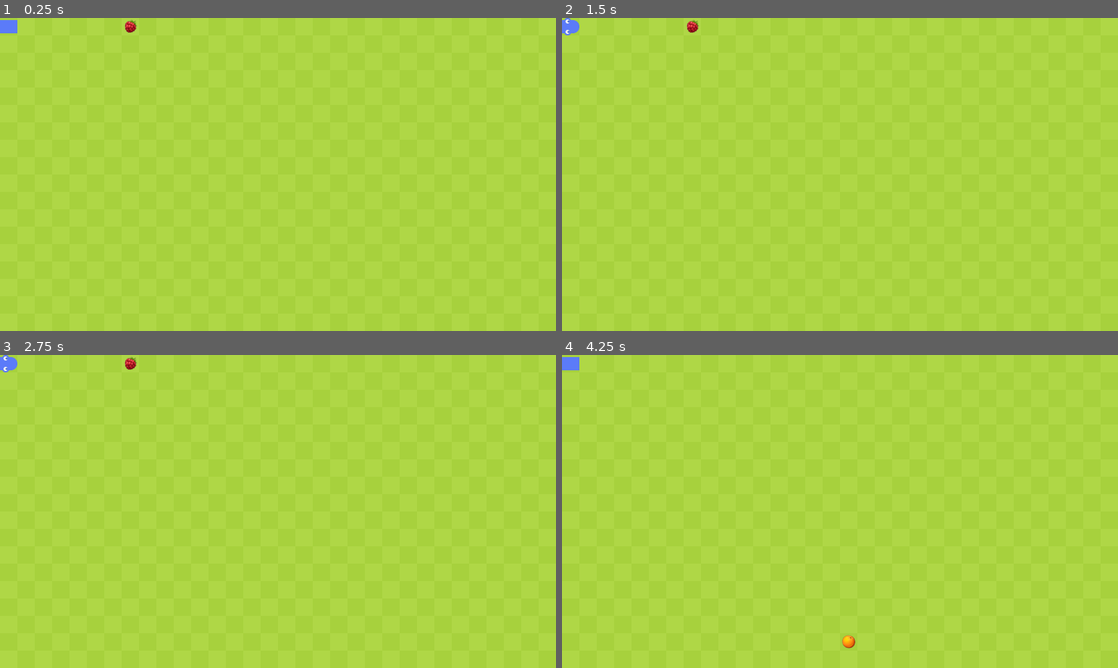
Above: before the commit, frames 1-4 (two rows, left to right).
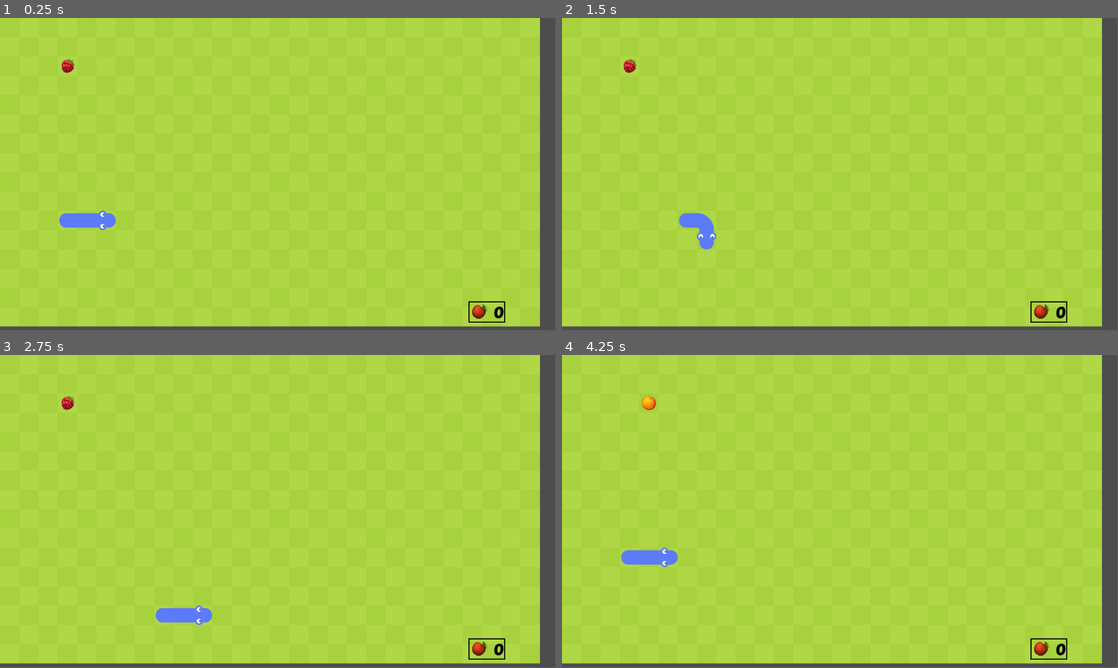
Above: after the commit, the same moments.

Repository: zDragon117/godot-snake-game
Game: Godot game, scene res://scenes/game.tscn
Two runs of this game, one before a commit and one after it. Both use one fixed random seed, a clock stepped at 60 frames per second and the inputs below.
Inputs:
- Up to frame 1 (0.25 s): no input
- Up to frame 2 (1.5 s): tap Enter at 0.5 s; hold Right (move_right) 0.53-1.28 s; hold Down (move_down) from 1.28 s (still down)
- Up to frame 3 (2.75 s): release Down (move_down) at 2.03 s; hold Right (move_right) from 2.03 s (still down)
- Up to frame 4 (4.25 s): release Right (move_right) at 2.78 s; hold Up (move_up) 2.78-3.53 s; hold Left (move_left) from 3.53 s (still down); tap R (reset) at 4.15 s
In our replay, the window is 800x450 before the commit and 799x449 after it. These sizes can differ from the game's own. Grey fills any space a smaller window leaves; there, only what the larger window draws over its background counts as a difference.

The runs differ from the first frame. In frame 1, 5.0% of the frame differs, in the area x 0-100%, y 0-100%; in frame 2, 5.0%; in frame 3, 5.0%; in frame 4, 5.1%.

Commit message:
feat: add hud and game over scene, make snake can go through wall.
next: if bug at start game if user press left; correct the snake graphics when it go through wall.

Diff:
--- a/project.godot
+++ b/project.godot
@@ -18,8 +18,7 @@
 
 [display]
 
-window/size/viewport_width=1280
-window/size/viewport_height=720
+window/size/resizable=false
 
 [editor]
 
--- a/scenes/game.tscn
+++ b/scenes/game.tscn
@@ -1,9 +1,11 @@
-[gd_scene load_steps=5 format=3 uid="uid://eqglgp4kwc4a"]
+[gd_scene load_steps=7 format=3 uid="uid://eqglgp4kwc4a"]
 
 [ext_resource type="Script" uid="uid://d4ch74y58tesv" path="res://scripts/game.gd" id="1_uwrxv"]
 [ext_resource type="PackedScene" uid="uid://cpmic6tqotvg" path="res://scenes/fruit.tscn" id="2_yqjtg"]
 [ext_resource type="PackedScene" uid="uid://jg7hklt6mv8q" path="res://scenes/snake.tscn" id="3_lbhrr"]
 [ext_resource type="AudioStream" uid="uid://b3nw5thw76ut7" path="res://assets/audio/crunch.wav" id="4_lbhrr"]
+[ext_resource type="PackedScene" uid="uid://c5f1quxc4h2rm" path="res://scenes/hud.tscn" id="5_p57ef"]
+[ext_resource type="PackedScene" uid="uid://dwmb6u1opdnfn" path="res://scenes/game_over_scene.tscn" id="6_u5sy4"]
 
 [node name="Game" type="Node2D"]
 script = ExtResource("1_uwrxv")
@@ -11,9 +13,15 @@
 [node name="Fruit" parent="." instance=ExtResource("2_yqjtg")]
 
 [node name="SnakeSegments" parent="." instance=ExtResource("3_lbhrr")]
-speed = 30
 
 [node name="SFX" type="Node" parent="."]
 
 [node name="Crunch" type="AudioStreamPlayer" parent="SFX"]
 stream = ExtResource("4_lbhrr")
+
+[node name="UILayer" type="CanvasLayer" parent="."]
+
+[node name="HUD" parent="UILayer" instance=ExtResource("5_p57ef")]
+
+[node name="GameOverScene" parent="UILayer" instance=ExtResource("6_u5sy4")]
+visible = false
--- /dev/null
+++ b/scenes/game_over_scene.tscn
@@ -0,0 +1,116 @@
+[gd_scene load_steps=6 format=3 uid="uid://dwmb6u1opdnfn"]
+
+[ext_resource type="FontFile" uid="uid://cnxidehradoc6" path="res://assets/fonts/PoetsenOne-Regular.ttf" id="1_64dwf"]
+[ext_resource type="Script" uid="uid://jo8m4aospmxo" path="res://scripts/game_over_scene.gd" id="1_ny7m6"]
+
+[sub_resource type="StyleBoxFlat" id="StyleBoxFlat_syqlf"]
+bg_color = Color(0, 0.45098, 0.6, 1)
+corner_radius_top_left = 25
+corner_radius_top_right = 25
+corner_radius_bottom_right = 25
+corner_radius_bottom_left = 25
+
+[sub_resource type="LabelSettings" id="LabelSettings_ny7m6"]
+font = ExtResource("1_64dwf")
+font_size = 45
+
+[sub_resource type="LabelSettings" id="LabelSettings_k0nam"]
+font = ExtResource("1_64dwf")
+font_size = 30
+
+[node name="GameOverScene" type="Control"]
+layout_mode = 3
+anchors_preset = 15
+anchor_right = 1.0
+anchor_bottom = 1.0
+grow_horizontal = 2
+grow_vertical = 2
+script = ExtResource("1_ny7m6")
+
+[node name="ColorRect" type="ColorRect" parent="."]
+layout_mode = 1
+anchors_preset = 15
+anchor_right = 1.0
+anchor_bottom = 1.0
+grow_horizontal = 2
+grow_vertical = 2
+color = Color(0, 0, 0, 0.490196)
+
+[node name="Panel" type="Panel" parent="."]
+layout_mode = 1
+anchors_preset = 8
+anchor_left = 0.5
+anchor_top = 0.5
+anchor_right = 0.5
+anchor_bottom = 0.5
+offset_left = -210.5
+offset_top = -178.5
+offset_right = 210.5
+offset_bottom = 178.5
+grow_horizontal = 2
+grow_vertical = 2
+theme_override_styles/panel = SubResource("StyleBoxFlat_syqlf")
+
+[node name="GameOver" type="Label" parent="Panel"]
+layout_mode = 1
+anchors_preset = 5
+anchor_left = 0.5
+anchor_right = 0.5
+offset_left = -172.0
+offset_top = 41.0
+offset_right = 173.0
+offset_bottom = 98.0
+grow_horizontal = 2
+text = "GAMEOVER"
+label_settings = SubResource("LabelSettings_ny7m6")
+horizontal_alignment = 1
+vertical_alignment = 1
+
+[node name="HighScore" type="Label" parent="Panel"]
+layout_mode = 1
+anchors_preset = 5
+anchor_left = 0.5
+anchor_right = 0.5
+offset_left = -171.0
+offset_top = 113.5
+offset_right = 174.0
+offset_bottom = 170.5
+grow_horizontal = 2
+text = "HI-SCORE: 9999"
+label_settings = SubResource("LabelSettings_k0nam")
+horizontal_alignment = 1
+vertical_alignment = 1
+
+[node name="Score" type="Label" parent="Panel"]
+layout_mode = 1
+anchors_preset = 5
+anchor_left = 0.5
+anchor_right = 0.5
+offset_left = -171.0
+offset_top = 183.5
+offset_right = 174.0
+offset_bottom = 240.5
+grow_horizontal = 2
+text = "SCORE: 9999"
+label_settings = SubResource("LabelSettings_k0nam")
+horizontal_alignment = 1
+vertical_alignment = 1
+
+[node name="RestartButton" type="Button" parent="Panel"]
+layout_mode = 1
+anchors_preset = 7
+anchor_left = 0.5
+anchor_top = 1.0
+anchor_right = 0.5
+anchor_bottom = 1.0
+offset_left = -77.0
+offset_top = -84.5
+offset_right = 77.0
+offset_bottom = -36.5
+grow_horizontal = 2
+grow_vertical = 0
+theme_override_fonts/font = ExtResource("1_64dwf")
+theme_override_font_sizes/font_size = 35
+text = "RETRY"
+
+[connection signal="pressed" from="Panel/RestartButton" to="." method="_on_restart_button_pressed"]
--- /dev/null
+++ b/scenes/hud.tscn
@@ -0,0 +1,55 @@
+[gd_scene load_steps=5 format=3 uid="uid://c5f1quxc4h2rm"]
+
+[ext_resource type="FontFile" uid="uid://cnxidehradoc6" path="res://assets/fonts/PoetsenOne-Regular.ttf" id="1_oo0fn"]
+[ext_resource type="Texture2D" uid="uid://e0p68si84q1i" path="res://assets/textures/fruits/apple.png" id="2_5ysmq"]
+
+[sub_resource type="StyleBoxFlat" id="StyleBoxFlat_oo0fn"]
+bg_color = Color(0.6, 0.6, 0.6, 0)
+border_width_left = 2
+border_width_top = 2
+border_width_right = 2
+border_width_bottom = 2
+border_color = Color(0, 0, 0, 1)
+
+[sub_resource type="LabelSettings" id="LabelSettings_oo0fn"]
+font = ExtResource("1_oo0fn")
+font_size = 33
+font_color = Color(0, 0, 0, 1)
+
+[node name="HUD" type="Control"]
+layout_mode = 3
+anchors_preset = 0
+
+[node name="PanelContainer" type="PanelContainer" parent="."]
+layout_mode = 1
+anchors_preset = 3
+anchor_left = 1.0
+anchor_top = 1.0
+anchor_right = 1.0
+anchor_bottom = 1.0
+offset_right = 76.0
+offset_bottom = 44.0
+grow_horizontal = 0
+grow_vertical = 0
+size_flags_horizontal = 0
+theme_override_styles/panel = SubResource("StyleBoxFlat_oo0fn")
+
+[node name="TextureRect" type="TextureRect" parent="PanelContainer"]
+layout_mode = 2
+size_flags_horizontal = 0
+size_flags_vertical = 4
+texture = ExtResource("2_5ysmq")
+
+[node name="MarginContainer" type="MarginContainer" parent="PanelContainer"]
+layout_mode = 2
+size_flags_horizontal = 0
+size_flags_vertical = 4
+theme_override_constants/margin_left = 50
+
+[node name="TextScore" type="Label" parent="PanelContainer/MarginContainer"]
+layout_mode = 2
+size_flags_horizontal = 0
+text = "0"
+label_settings = SubResource("LabelSettings_oo0fn")
+horizontal_alignment = 1
+vertical_alignment = 1
--- a/scripts/game.gd
+++ b/scripts/game.gd
@@ -1,17 +1,43 @@
 extends Node2D
 
+@export var number_cells_x = 32
+@export var number_cells_y = 18
+
+@onready var viewport_size = get_window().size
 @onready var fruit = $Fruit
 @onready var snake = $SnakeSegments
 @onready var crunch_sound = $SFX/Crunch
+@onready var hud = $UILayer/HUD
+@onready var gos = $UILayer/GameOverScene
+@onready var hud_score = $UILayer/HUD/PanelContainer/MarginContainer/TextScore:
+	set(value):
+		hud_score.text = str(value)
 
 const CELL_SIZE: int = 40
 var fruits: Array[Texture2D] = []
 var current_fruits: Array[Texture2D] = []
+var score = 0:
+	set(value):
+		score = value
+		hud_score = score
+var high_score
 
 func _ready() -> void:
+	DisplayServer.window_set_size(Vector2i(number_cells_x * CELL_SIZE, number_cells_y * CELL_SIZE))
+	viewport_size = get_window().size
+	var save_file = FileAccess.open("user://save.data", FileAccess.READ)
+	if save_file != null:
+		high_score = save_file.get_32()
+	else:
+		high_score = 0
+		save_game()
+	score = 0
+	hud.global_position = Vector2(viewport_size.x - 180, viewport_size.y - 60)
+
 	queue_redraw()
 	preload_all_fruits()
 	prepare_fruit()
+	snake.viewport_size = viewport_size
 	snake.fruit = fruit
 	snake.ate.connect(_on_ate_fruit)
 	snake.killed.connect(_on_snake_killed)
@@ -25,8 +51,8 @@
 
 func _draw():
 	# draw background
-	var columns = get_viewport_rect().size.x / CELL_SIZE
-	var rows = get_viewport_rect().size.y / CELL_SIZE
+	var columns: int = viewport_size.x / CELL_SIZE
+	var rows: int = viewport_size.y / CELL_SIZE
 
 	for y in range(rows):
 		for x in range(columns):
@@ -55,11 +81,20 @@
 		fruit.get_node("Sprite2D").texture = current_fruits.pick_random()
 
 	# set fruit position to random cell
-	fruit.global_position = Vector2(randi_range(0, get_viewport_rect().size.x / CELL_SIZE - 1) * CELL_SIZE, randi_range(0, get_viewport_rect().size.y / CELL_SIZE - 1) * CELL_SIZE)
+	fruit.global_position = Vector2(randi_range(0, viewport_size.x / CELL_SIZE - 1) * CELL_SIZE, randi_range(0, viewport_size.y / CELL_SIZE - 1) * CELL_SIZE)
+
+func save_game():
+	var save_file = FileAccess.open("user://save.data", FileAccess.WRITE)
+	save_file.store_32(high_score)
 
 func _on_ate_fruit():
+	score += 1
 	crunch_sound.play()
 	prepare_fruit()
 
 func _on_snake_killed():
-	pass
+	gos.set_score(score)
+	gos.set_high_score(high_score)
+	save_game()
+	await get_tree().create_timer(0.5).timeout
+	gos.visible = true
--- /dev/null
+++ b/scripts/game_over_scene.gd
@@ -0,0 +1,10 @@
+extends Control
+
+func _on_restart_button_pressed() -> void:
+	get_tree().reload_current_scene()
+
+func set_score(value):
+	$Panel/Score.text = "Score: " + str(value)
+
+func set_high_score(value):
+	$Panel/HighScore.text = "Hi-Score: " + str(value)
--- a/scripts/snake.gd
+++ b/scripts/snake.gd
@@ -4,13 +4,13 @@
 signal killed
 signal recreate_fruit
 
-@export var speed: int = 30
+@export var speed: int = 240
 
-@onready var snake_segment: CharacterBody2D = $SnakeSegment
-# [{"body": CharacterBody2D, "position": Vector2}]
+@onready var viewport_size = get_window().size
+@onready var snake_body: CharacterBody2D = $SnakeSegment
+# [{"body": CharacterBody2D, "axis": Vector2}]
 @onready var snake_segments: Array[Dictionary] = []
 
-const CELL_SIZE: int = 40
 const SNAKE_SCENE = preload("res://scenes/snake.tscn")
 const BODY_HORIZONTAL = preload("res://assets/textures/snake/body_horizontal.png")
 const BODY_VERTICAL = preload("res://assets/textures/snake/body_vertical.png")
@@ -34,11 +34,18 @@
 var is_new_block = false
 var head_graphic: Texture2D
 var tail_graphic: Texture2D
+var cell_size
 
 func _ready() -> void:
-	snake_segments.append({"body": snake_segment, "position": Vector2(5,10)})
-	snake_segments.append({"body": snake_segment.duplicate(DUPLICATE_GROUPS), "position": Vector2(4,10)})
-	snake_segments.append({"body": snake_segment.duplicate(DUPLICATE_GROUPS), "position": Vector2(3,10)})
+	cell_size = get_tree().get_root().get_node("Game").CELL_SIZE
+
+	snake_segments.append({"body": snake_body, "axis": Vector2(5,10)})
+	snake_segments.append({"body": snake_body.duplicate(DUPLICATE_GROUPS), "axis": Vector2(4,10)})
+	snake_segments[1]["body"].global_position = Vector2(snake_segments[1]["axis"].x * cell_size, snake_segments[1]["axis"].y * cell_size)
+	add_child(snake_segments[1]["body"])
+	snake_segments.append({"body": snake_body.duplicate(DUPLICATE_GROUPS), "axis": Vector2(3,10)})
+	snake_segments[2]["body"].global_position = Vector2(snake_segments[2]["axis"].x * cell_size, snake_segments[2]["axis"].y * cell_size)
+	add_child(snake_segments[2]["body"])
 
 func _physics_process(delta):
 	# Handle input
@@ -53,31 +60,30 @@
 
 	if !is_update_snake:
 		is_update_snake = true
+		direction = temp_direction
 		move_snake()
-		update_snake_graphics()
 		check_fruit_collision()
 		check_fail()
-		await get_tree().create_timer(delta * speed).timeout
+		await get_tree().create_timer(delta * 3600 / speed).timeout
 		is_update_snake = false
 
-func eat_the_fruit():
-	ate.emit()
+	update_snake_graphics()
 
 func update_snake_graphics():
 	update_head_graphics()
 	update_tail_graphics()
 
 	for i in snake_segments.size():
-		var position = Vector2(int(snake_segments[i]["position"].x * CELL_SIZE), int(snake_segments[i]["position"].y * CELL_SIZE))
+		var position = Vector2(int(snake_segments[i]["axis"].x * cell_size), int(snake_segments[i]["axis"].y * cell_size))
+		snake_segments[i]["body"].global_position = position
 
 		if i == 0:
 			snake_segments[i]["body"].get_node("Sprite2D").texture = head_graphic
 		elif i == snake_segments.size() - 1:
-			var temp = snake_segment.duplicate(DUPLICATE_GROUPS)
 			snake_segments[i]["body"].get_node("Sprite2D").texture = tail_graphic
 		else:
-			var previous_block = snake_segments[i + 1]["position"] - snake_segments[i]["position"]
-			var next_block = snake_segments[i - 1]["position"] - snake_segments[i]["position"]
+			var previous_block = snake_segments[i + 1]["axis"] - snake_segments[i]["axis"]
+			var next_block = snake_segments[i - 1]["axis"] - snake_segments[i]["axis"]
 			if previous_block.x == next_block.x:
 				snake_segments[i]["body"].get_node("Sprite2D").texture = BODY_VERTICAL
 			elif previous_block.y == next_block.y:
@@ -93,43 +99,61 @@
 					snake_segments[i]["body"].get_node("Sprite2D").texture = BODY_BOTTOMRIGHT
 
 func update_head_graphics():
-	var head_relation = snake_segments[0]["position"] - snake_segments[1]["position"]
+	var head_relation = snake_segments[0]["axis"] - snake_segments[1]["axis"]
 	if head_relation == Vector2.LEFT: head_graphic = HEAD_LEFT
 	elif head_relation == Vector2.RIGHT: head_graphic = HEAD_RIGHT
 	elif head_relation == Vector2.UP: head_graphic = HEAD_UP
 	elif head_relation == Vector2.DOWN: head_graphic = HEAD_DOWN
 
 func update_tail_graphics():
-	var tail_relation = snake_segments[-1]["position"] - snake_segments[-2]["position"]
+	var tail_relation = snake_segments[-1]["axis"] - snake_segments[-2]["axis"]
 	if tail_relation == Vector2.LEFT: tail_graphic = TAIL_LEFT
 	elif tail_relation == Vector2.RIGHT: tail_graphic = TAIL_RIGHT
 	elif tail_relation == Vector2.UP: tail_graphic = TAIL_UP
 	elif tail_relation == Vector2.DOWN: tail_graphic = TAIL_DOWN
 
 func move_snake():
-	if is_new_block == true:
-		var temp = snake_segment.duplicate(DUPLICATE_GROUPS)
-		temp["position"] = snake_segments[0]["position"] + temp_direction
-		snake_segments.insert(0, temp)
-		is_new_block = false
-	else:
-		var temp = snake_segments.pop_back()
-		temp["position"] = snake_segments[0]["position"] + temp_direction
-		snake_segments.insert(0, temp)
+	if direction != Vector2.ZERO:
+		if is_new_block == true:
+			var temp = {"body": snake_body.duplicate(DUPLICATE_GROUPS), "axis": Vector2.ZERO}
+			temp["axis"] = snake_segments[0]["axis"] + direction
+			temp["axis"] = check_wall(temp["axis"])
+			snake_segments.insert(0, temp)
+			add_child(temp["body"])
+			is_new_block = false
+		else:
+			var temp = snake_segments.pop_back()
+			temp["axis"] = snake_segments[0]["axis"] + direction
+			temp["axis"] = check_wall(temp["axis"])
+			snake_segments.insert(0, temp)
+
+func check_wall(snake_axis: Vector2) -> Vector2:
+	if snake_axis.x > viewport_size.x / cell_size - 1:
+		snake_axis.x = 0
+	elif snake_axis.x < 0:
+		snake_axis.x = viewport_size.x / cell_size - 1
+	if snake_axis.y > viewport_size.y / cell_size - 1:
+		snake_axis.y = 0
+	elif snake_axis.y < 0:
+		snake_axis.y = viewport_size.y / cell_size - 1
+	return snake_axis
 
 func check_fruit_collision():
-	if fruit.global_position == snake_segments[0]["position"]:
-		recreate_fruit.emit(true)
-		is_new_block = true
+	if fruit:
+		if fruit.global_position == Vector2(snake_segments[0]["axis"].x * cell_size, snake_segments[0]["axis"].y * cell_size):
+			recreate_fruit.emit(true)
+			ate.emit()
+			is_new_block = true
+			speed += 10
 
-	for segment in snake_segments:
-		if segment["position"] == fruit.global_position:
-			recreate_fruit.emit(true)
+		for segment in snake_segments:
+			if fruit.global_position == Vector2(segment["axis"].x * cell_size, segment["axis"].y * cell_size):
+				recreate_fruit.emit(true)
 
 func check_fail():
 	#if not 0 <= snake.body[0].x < cell_number or not 0 <= snake.body[0].y < cell_number:
 		#game_over()
 
 	for segment in snake_segments.slice(1):
-		if segment["position"] == snake_segments[0]["position"]:
+		if segment["axis"].x == snake_segments[0]["axis"].x and segment["axis"].y == snake_segments[0]["axis"].y:
 			killed.emit()
Binary file changed: assets/textures/fruits/apple.png
Not shown, added: scripts/game_over_scene.gd.uid
